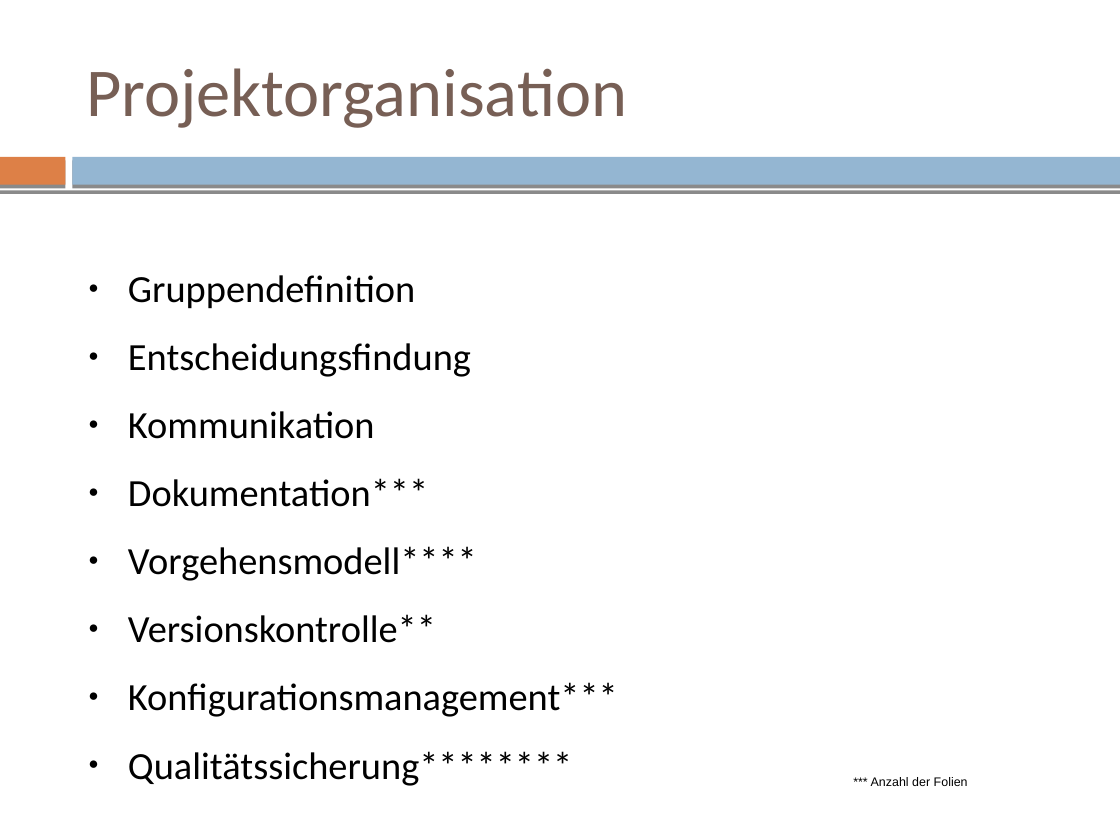
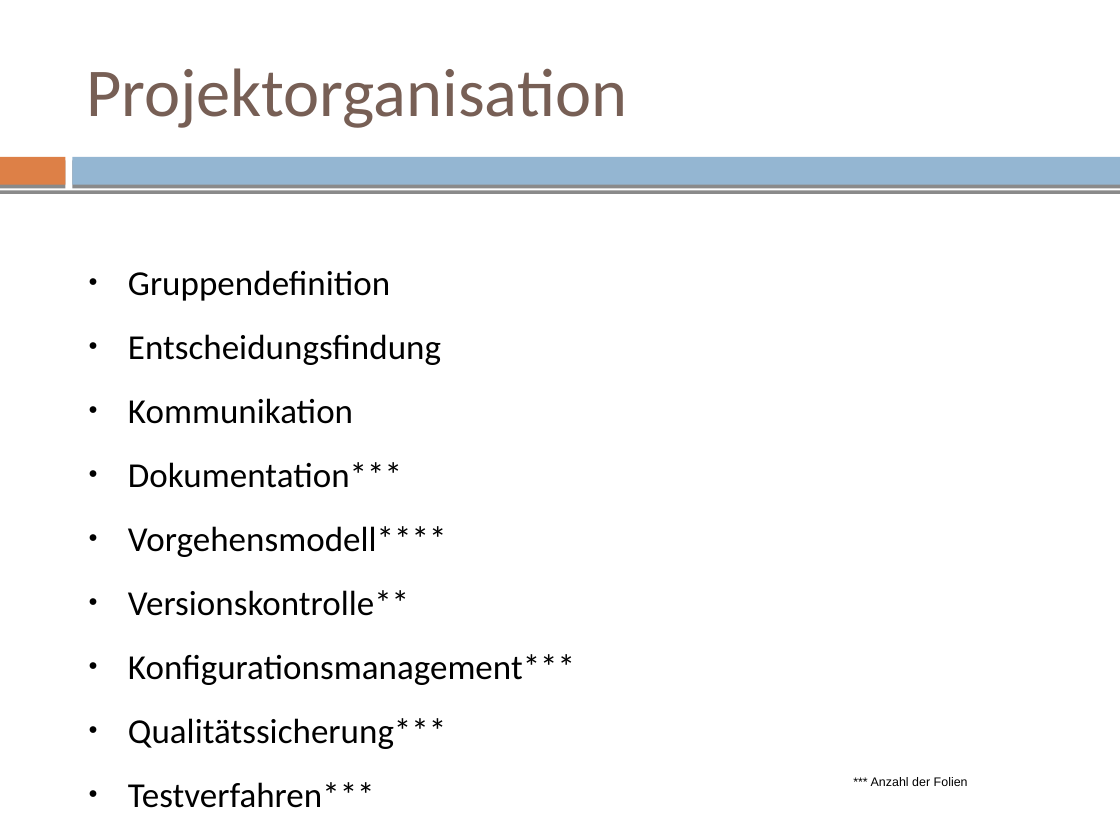
Before and after one commit to mvw/Wilddiebe10, a slide deck: slide 3 of keynote/keynote.odp. Drawn at 1120x840 pixels with LibreOffice and Linux fonts; fonts in the diff are those of the drawing. Boxes give left, top, right and bottom in pixels: in the first picture for what was removed or moved away, otherwise in the second. Text is boxed around its words. In the diff, an @@ line names an element or a change of style, - is before the commit and + after.

Commit message:
keynote: Remove some slides and equalize formats and styles

```diff
--- a/keynote/keynote.odp
+++ b/keynote/keynote.odp
@@ text at [128, 270, 575, 685]: size 24.6 to 22.5 pt in "Gruppendefinition", "Entscheidungsfindung", "Kommunikation", "Dokumentation***" and 3 more places @@
@@ text at [128, 718, 446, 808]: text changed; size 24.6 to 22.5 pt @@
-● Qualitätssicherung********
+● Qualitätssicherung***
+● Testverfahren***
```
Also in this commit, not shown: 36 other slides changed, 3 slides added, 5 slides removed.
